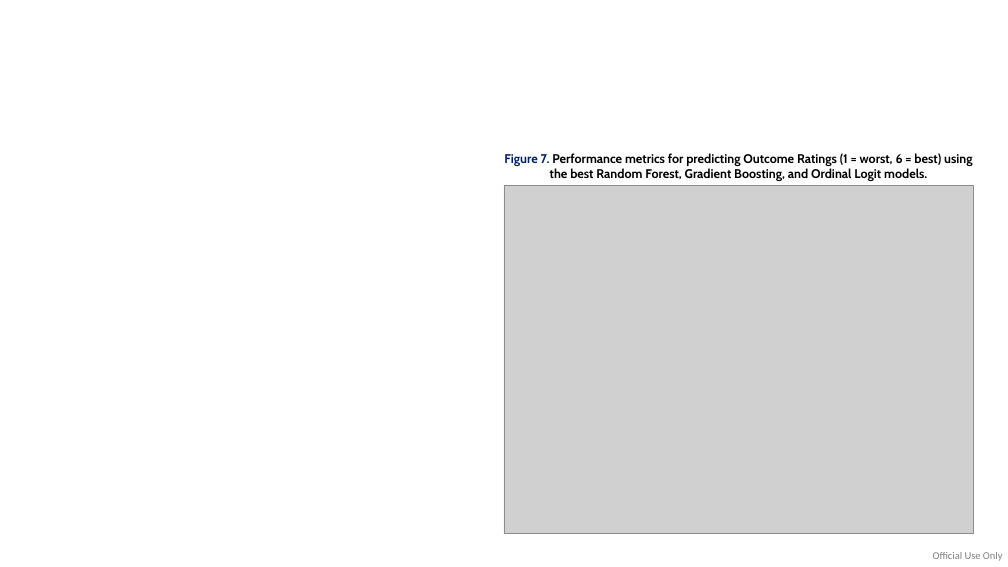
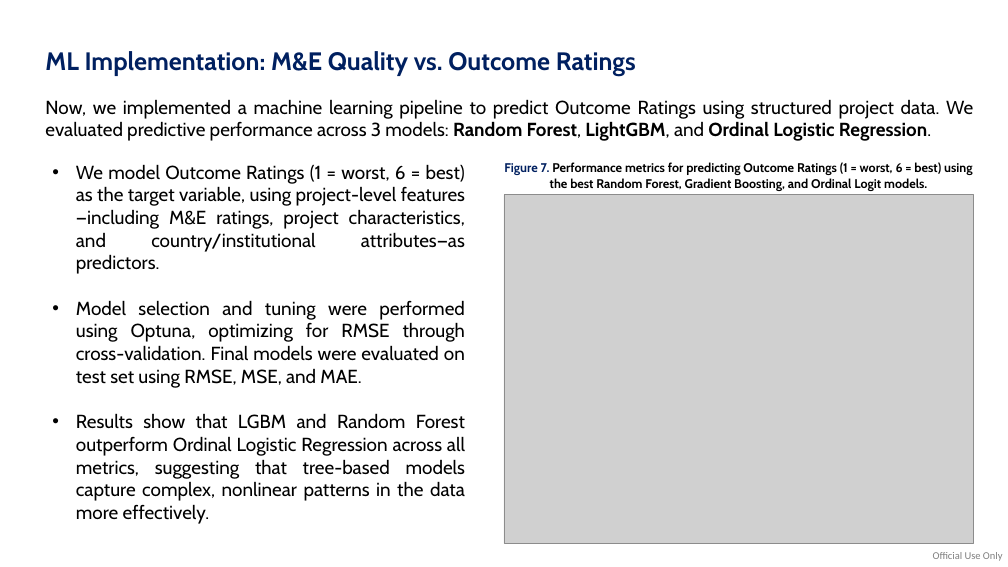
Before and after one commit to diegopaal/IEG-Interview, a slide deck: slide 8 of 3_Outputs/Diego Parra - IEG Interview.pptx (slide 5 before the commit). Drawn at 1008x567 pixels with LibreOffice and Linux fonts; fonts in the diff are those of the drawing; grey boxes stand for pictures. Boxes give left, top, right and bottom in pixels: in the first picture for what was removed or moved away, otherwise in the second. Text is boxed around its words. In the diff, an @@ line names an element or a change of style, - is before the commit and + after.

```diff
--- a/3_Outputs/Diego Parra - IEG Interview.pptx
+++ b/3_Outputs/Diego Parra - IEG Interview.pptx
@@ text added at [45, 51, 636, 76], 24 pt, text #002060, bold @@
+ML Implementation: M&E Quality vs. Outcome Ratings
@@ text added at [45, 99, 973, 141], 18 pt, text #000000 @@
+Now, we implemented a machine learning pipeline to predict Outcome Ratings using structured project data. We evaluated predictive performance across 3 models: Random Forest, LightGBM, and Ordinal Logistic Regression.
@@ text added at [76, 164, 465, 524], 18 pt, text #000000 @@
+• We model Outcome Ratings (1 = worst, 6 = best) as the target variable, using project-level features—including M&E ratings, project characteristics, and country/institutional attributes—as predictors.
+• Model selection and tuning were performed using Optuna, optimizing for RMSE through cross-validation. Final models were evaluated on test set using RMSE, MSE, and MAE.
+• Results show that LGBM and Random Forest outperform Ordinal Logistic Regression across all metrics, suggesting that tree-based models capture complex, nonlinear patterns in the data more effectively.
@@ text "Figure 7. Performance metrics for ...": place and size @@
-text "Figure 7. Performance metrics for ..." at [504, 153, 973, 181]
+text "Figure 7. Performance metrics for ..." at [504, 162, 973, 191]
@@ picture: place and size @@
-picture at [504, 185, 974, 534]
+picture at [504, 195, 974, 544]
```
Also in this commit, not shown: 11 other slides changed, 3 slides added.
